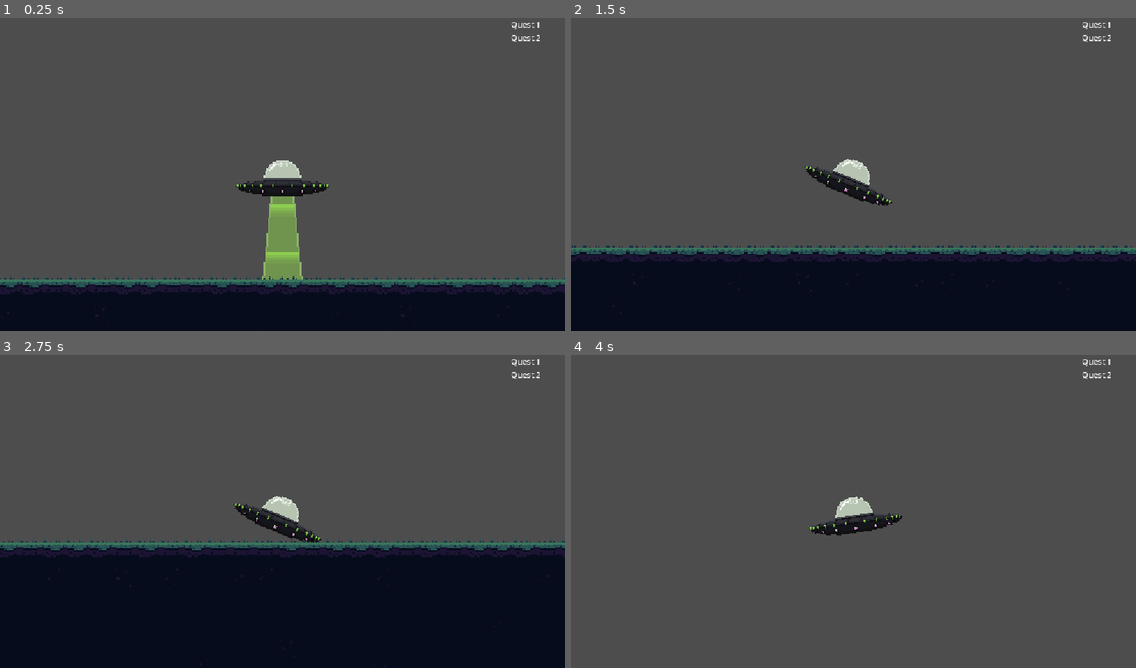
Above: before the commit, frames 1-4 (two rows, left to right).
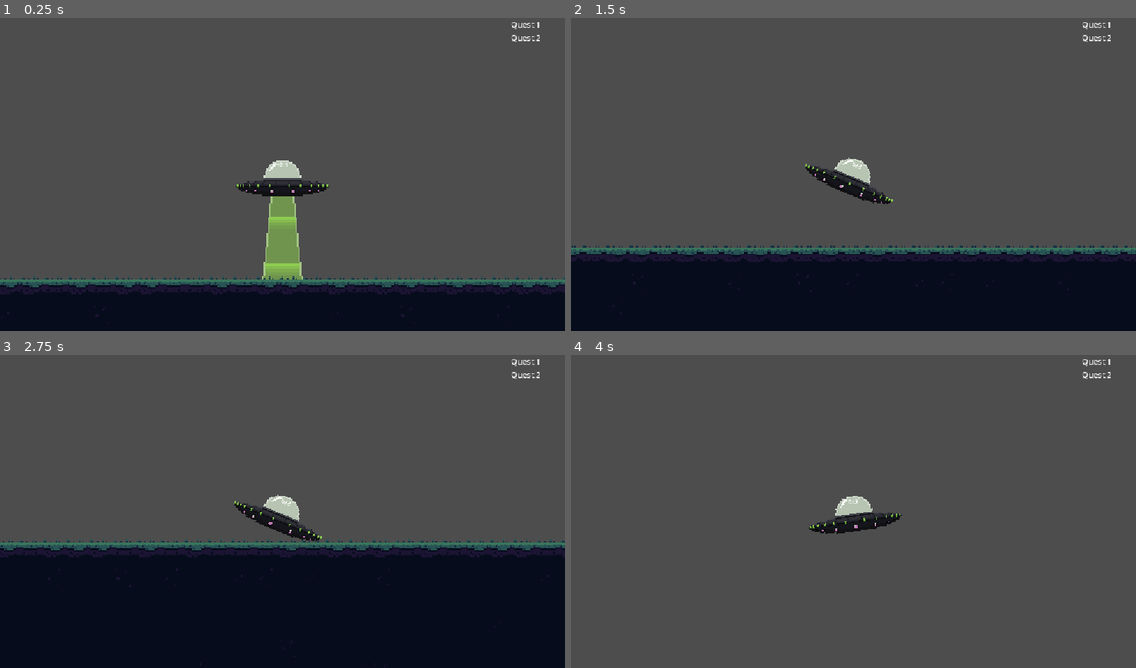
Above: after the commit, the same moments.

Repository: levilindsey/ld58
Game: Godot game, scene res://src/core/main.tscn
The game is run twice, just before and just after one commit, with the same random seed, the same clock (stepped at 60 frames per second) and the same inputs.
Inputs:
- Up to frame 1 (0.25 s): no input
- Up to frame 2 (1.5 s): tap Enter at 0.5 s; hold Right (ui_right) 0.53-1.28 s; tap P at 0.6 s; tap Space (ui_select) at 0.77 s; hold Down (ui_down) from 1.28 s (still down); tap O at 1.35 s
- Up to frame 3 (2.75 s): tap Space (ui_select) at 1.52 s; release Down (ui_down) at 2.03 s; hold Right (ui_right) from 2.03 s (still down); tap P at 2.1 s
- Up to frame 4 (4 s): release Right (ui_right) at 2.78 s; hold Up (ui_up) 2.78-3.53 s; tap O at 2.85 s; tap Space (ui_select) at 3.02, 3.77 s; hold Left (ui_left) from 3.53 s (still down); tap P at 3.6 s

The runs differ from the first frame. In frame 1, 0.4% of the frame differs, in the area x 43-58%, y 53-81%; in frame 2, 0.4%; in frame 3, 0.4%; in frame 4, 0.4%.
Error in both runs: Cannot call method 'get_texture' on a null value. (res://src/core/utils.gd:451)

Commit message:
Fix break

Diff:
--- a/src/player/player.tscn
+++ b/src/player/player.tscn
@@ -590,50 +590,39 @@
 collision_mask = 2
 script = ExtResource("1_gkcme")
 
-[node name="PlayerBodyCollisionShape" type="CollisionShape2D" parent="."]
+[node name="PlayerCamera" type="Camera2D" parent="."]
 unique_name_in_owner = true
-position = Vector2(0, 3)
-rotation = 1.5707964
-shape = SubResource("CapsuleShape2D_lowyb")
+zoom = Vector2(3, 3)
+
+[node name="TractorBeam" type="Node2D" parent="."]
+
+[node name="TractorBeamArea" type="Area2D" parent="TractorBeam"]
+collision_layer = 64
+collision_mask = 4
+monitorable = false
+
+[node name="TractorBeamCollisionPolygon" type="CollisionPolygon2D" parent="TractorBeam/TractorBeamArea"]
+unique_name_in_owner = true
+polygon = PackedVector2Array(-8, 14, -33, 271, -13, 279, 14, 279, 33, 271, 8, 14)
+disabled = true
+
+[node name="TractorBeamAudiostream" type="AudioStreamPlayer" parent="TractorBeam"]
+stream = ExtResource("3_mf2ua")
+volume_db = -20.459
+bus = &"SFX"
+
+[node name="AnimatedSprite2D" type="AnimatedSprite2D" parent="TractorBeam"]
+position = Vector2(0, 151)
+sprite_frames = SubResource("SpriteFrames_6b11c")
+animation = &"new_animation"
+autoplay = "new_animation"
+frame_progress = 0.39660043
 
 [node name="AnimatedSprite2D" type="AnimatedSprite2D" parent="."]
 sprite_frames = SubResource("SpriteFrames_gmfve")
 animation = &"new_animation"
 autoplay = "new_animation"
-frame = 1
-frame_progress = 0.78332496
-
-[node name="PlayerCamera" type="Camera2D" parent="."]
-unique_name_in_owner = true
-zoom = Vector2(3, 3)
-
-[node name="TractorBeam" type="Node2D" parent="."]
-
-[node name="TractorBeamArea" type="Area2D" parent="TractorBeam"]
-collision_layer = 64
-collision_mask = 4
-monitorable = false
-
-[node name="TractorBeamCollisionPolygon" type="CollisionPolygon2D" parent="TractorBeam/TractorBeamArea"]
-unique_name_in_owner = true
-polygon = PackedVector2Array(-8, 14, -33, 271, -13, 279, 14, 279, 33, 271, 8, 14)
-disabled = true
-
-[node name="TractorBeamAudiostream" type="AudioStreamPlayer" parent="TractorBeam"]
-stream = ExtResource("3_mf2ua")
-volume_db = -20.459
-bus = &"SFX"
-
-[node name="AnimatedSprite2D" type="AnimatedSprite2D" parent="TractorBeam"]
-position = Vector2(0, 151)
-sprite_frames = SubResource("SpriteFrames_6b11c")
-animation = &"new_animation"
-frame_progress = 0.16500178
-
-[node name="AnimatedSprite2D" type="AnimatedSprite2D" parent="."]
-sprite_frames = SubResource("SpriteFrames_gmfve")
-animation = &"new_animation"
-frame_progress = 0.8532743
+frame_progress = 0.47829205
 
 [node name="PlayerBodyCollisionShape" type="CollisionShape2D" parent="."]
 unique_name_in_owner = true
